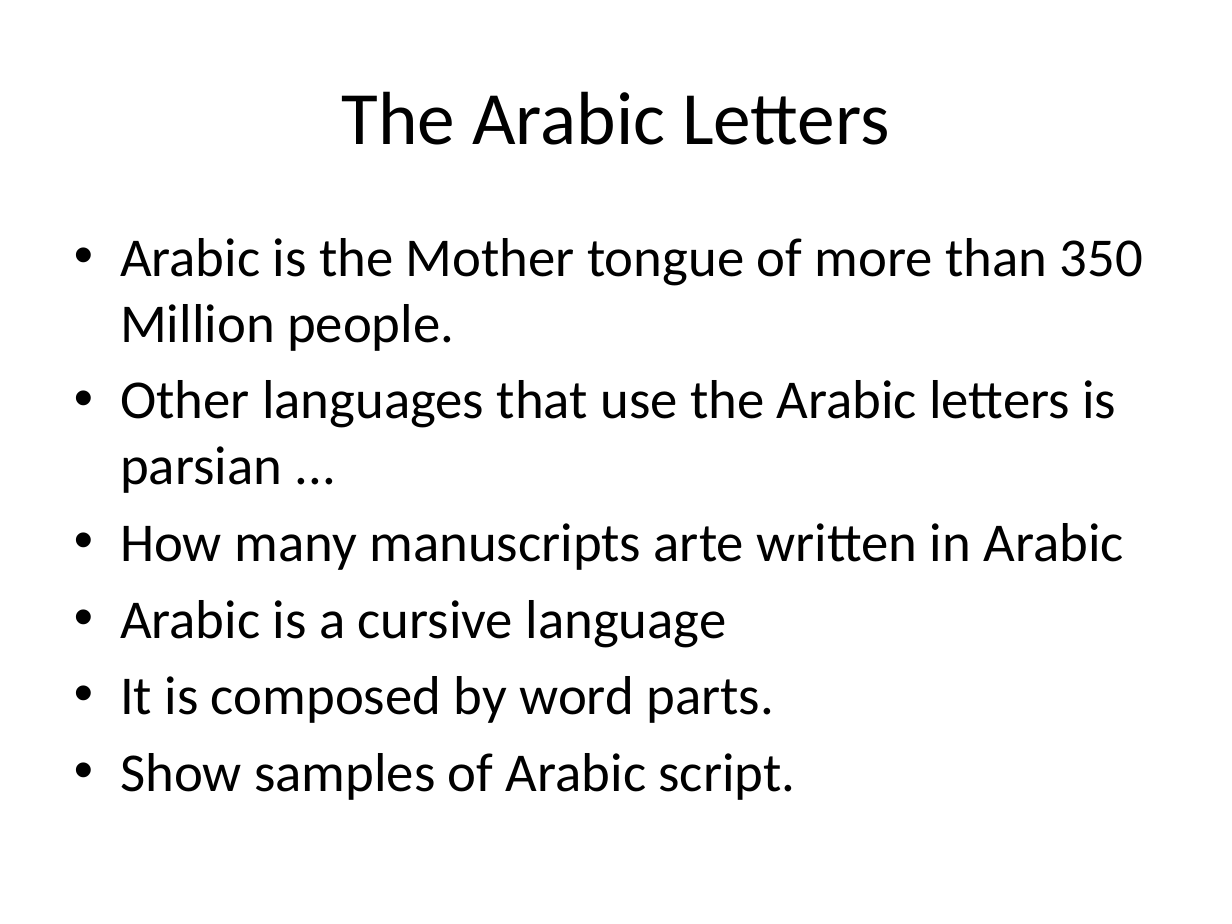
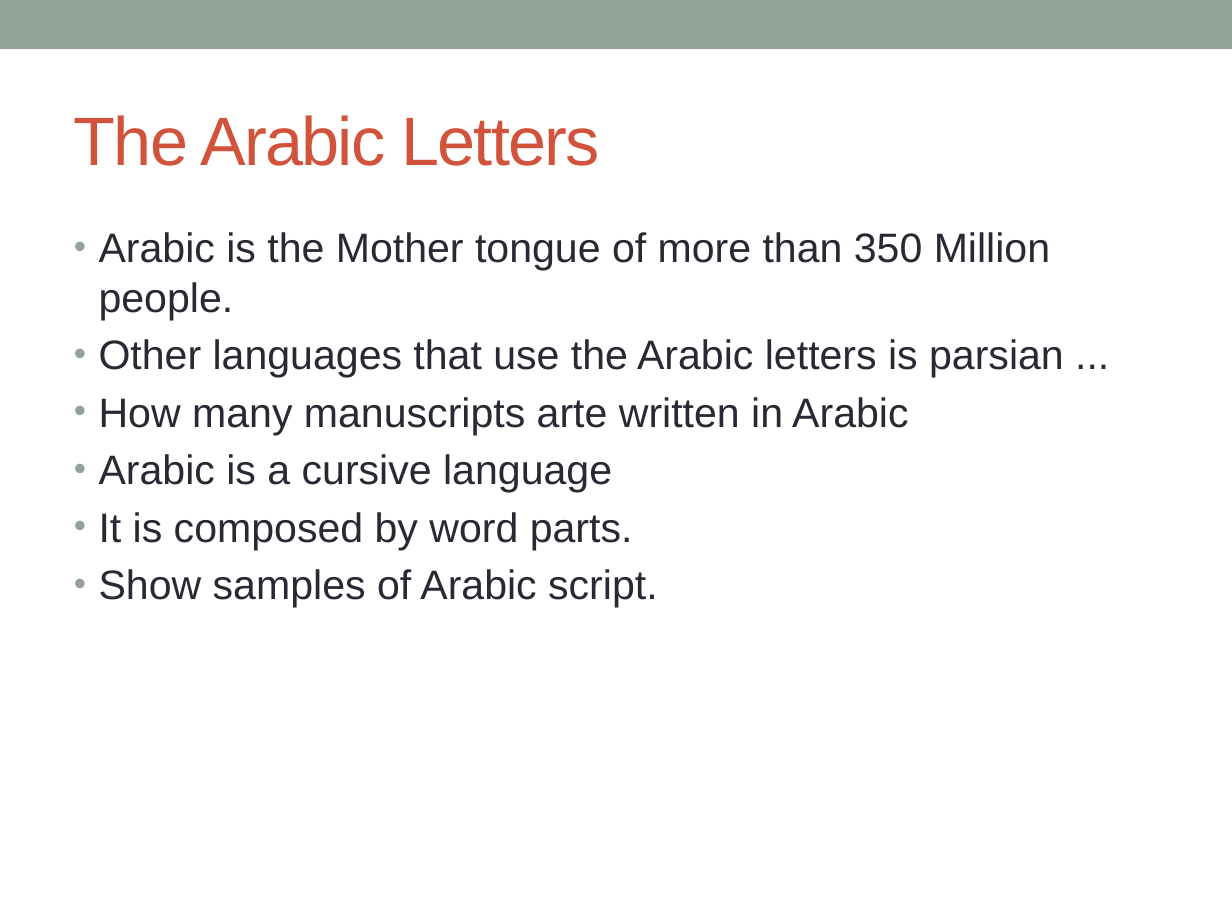
Before and after one commit to kourgeorge/arabic-icr, a slide deck: slide 5 of Thesis/Just In Time Arabic Handwriting Recognition.pptx (slide 2 before the commit). Drawn at 1232x924 pixels with LibreOffice and Linux fonts; fonts in the diff are those of the drawing. Boxes give left, top, right and bottom in pixels: in the first picture for what was removed or moved away, otherwise in the second. Text is boxed around its words. In the diff, an @@ line names an element or a change of style, - is before the commit and + after.

Commit message:
New recognition process. Progressive segmentation only. The letters recognition is done after the scribing is done.

```diff
--- a/Thesis/Just In Time Arabic Handwriting Recognition.pptx
+++ b/Thesis/Just In Time Arabic Handwriting Recognition.pptx
@@ rectangle added at (0,0,1232,49), fill #93A299 @@
@@ title "The Arabic Letters": place and size @@
-title "The Arabic Letters" at (342,91,890,145)
+title "The Arabic Letters" at (74,115,600,166)
@@ title "The Arabic Letters" at (74,115,600,166): size 44 to 40 pt, font Calibri to Arial, text colour #000000 to #D2533C, letter spacing 0 to -1 pt; alignment centre to left @@
@@ text "Arabic is the Mother tongue ..." at (99,232,1064,607): size 32 to 24 pt, font Calibri to Arial, text colour #000000 to #292934; indent changed; less space between paragraphs @@
```
Also in this commit, not shown: 17 other slides changed, 7 slides added, 2 slides removed, 4 other files.
